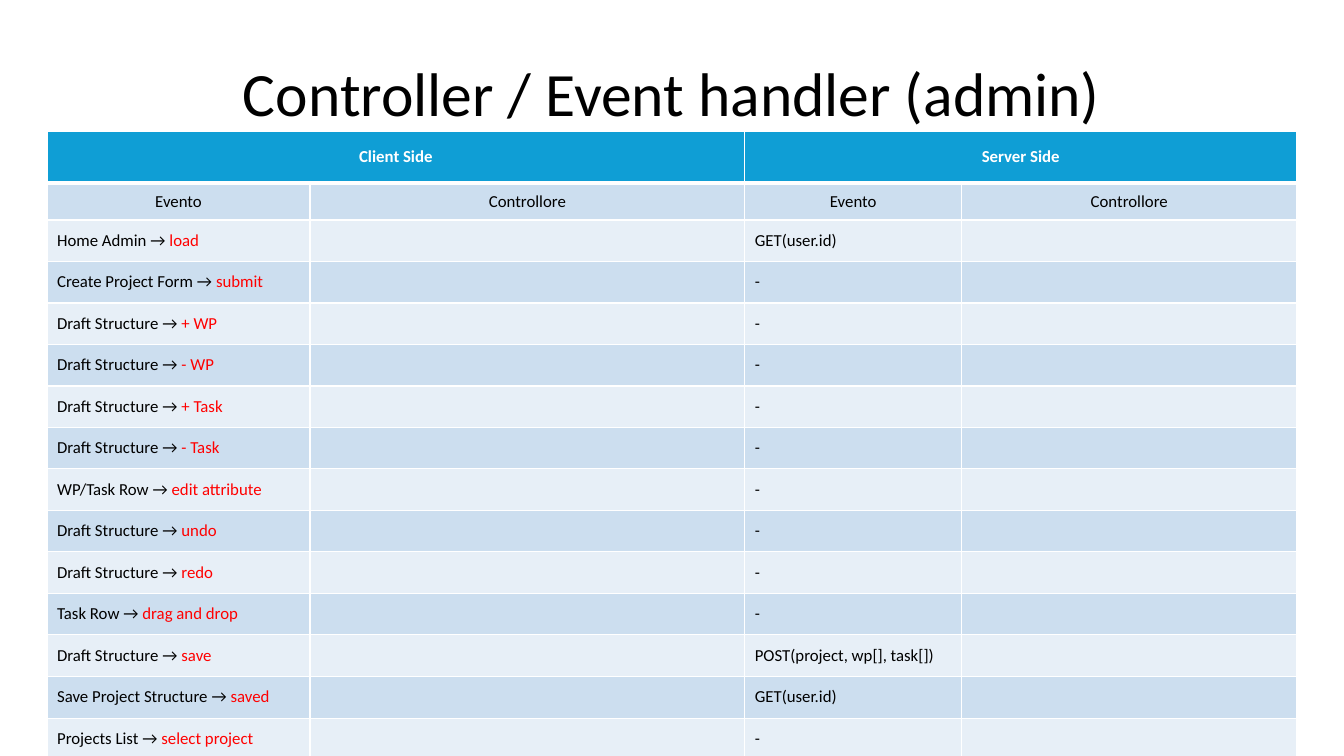
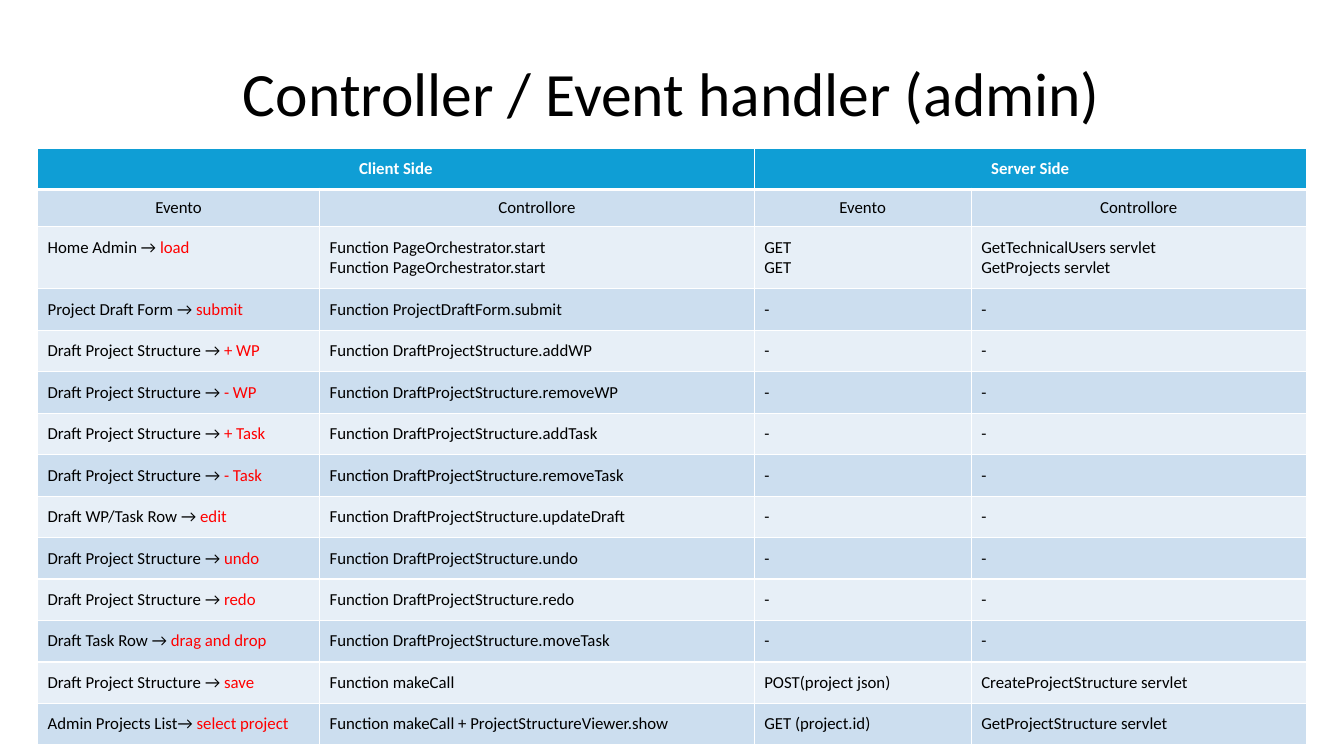
Before and after one commit to gilbertobrambilla/tiw-2026-html, a slide deck: slide 42 of docs/TIW_documentazione.pptx (slide 40 before the commit). Drawn at 1344x756 pixels with LibreOffice and Linux fonts; fonts in the diff are those of the drawing. Boxes give left, top, right and bottom in pixels: in the first picture for what was removed or moved away, otherwise in the second. Text is boxed around its words. In the diff, an @@ line names an element or a change of style, - is before the commit and + after.

```diff
--- a/docs/TIW_documentazione.pptx
+++ b/docs/TIW_documentazione.pptx
@@ table at <box>37,148,1306,741</box> @@
-row 3: Home Admin → load |  | GET(user.id) | 
-row 4: Create Project Form → submit |  | - | 
-row 5: Draft Structure → + WP |  | - | 
-row 6: Draft Structure → - WP |  | - | 
-row 7: Draft Structure → + Task |  | - | 
-row 8: Draft Structure → - Task |  | - | 
-row 9: WP/Task Row → edit attribute |  | - | 
-row 10: Draft Structure → undo |  | - | 
-row 11: Draft Structure → redo |  | - | 
-row 12: Task Row → drag and drop |  | - | 
-row 13: Draft Structure → save |  | POST(project, wp[], task[]) | 
-row 14: Save Project Structure → saved |  | GET(user.id) | 
-row 15: Projects List → select project |  | - | 
+row 3: Home Admin → load | Function PageOrchestrator.start / Function PageOrchestrator.start | GET / GET | GetTechnicalUsers servlet / GetProjects servlet
+row 4: Project Draft Form → submit | Function ProjectDraftForm.submit | - | -
+row 5: Draft Project Structure → + WP | Function DraftProjectStructure.addWP | - | -
+row 6: Draft Project Structure → - WP | Function DraftProjectStructure.removeWP | - | -
+row 7: Draft Project Structure → + Task | Function DraftProjectStructure.addTask | - | -
+row 8: Draft Project Structure → - Task | Function DraftProjectStructure.removeTask | - | -
+row 9: Draft WP/Task Row → edit | Function DraftProjectStructure.updateDraft | - | -
+row 10: Draft Project Structure → undo | Function DraftProjectStructure.undo | - | -
+row 11: Draft Project Structure → redo | Function DraftProjectStructure.redo | - | -
+row 12: Draft Task Row → drag and drop | Function DraftProjectStructure.moveTask | - | -
+row 13: Draft Project Structure → save | Function makeCall | POST(project json) | CreateProjectStructure servlet
+row 14: Admin Projects List→ select project | Function makeCall + ProjectStructureViewer.show | GET (project.id) | GetProjectStructure servlet
@@ table: place and size @@
-table at <box>47,131,1297,756</box>
+table at <box>37,148,1306,741</box>
```
Also in this commit, not shown: 18 other slides changed, 4 slides added, 2 slides removed.
